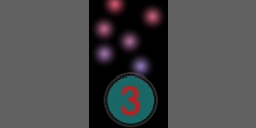
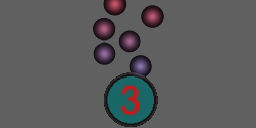
Layers edited between the first and the second 256px x 128px image:
painted on "Pasted Layer" over 89, 0, 168, 128
